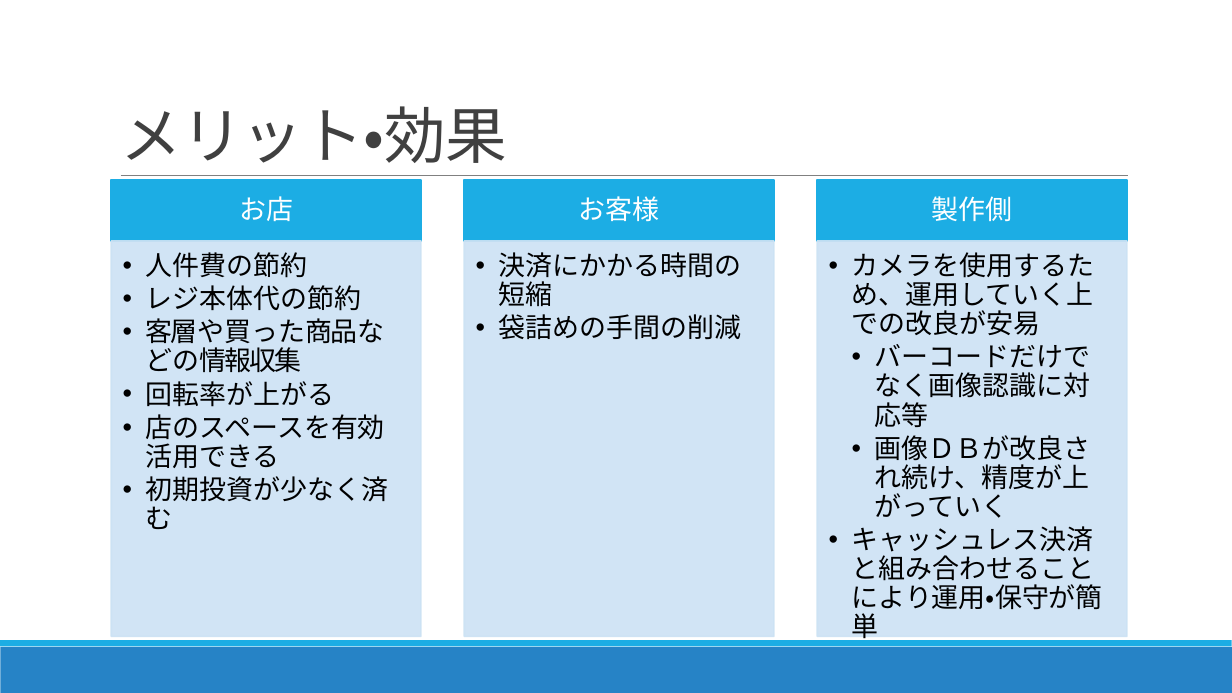
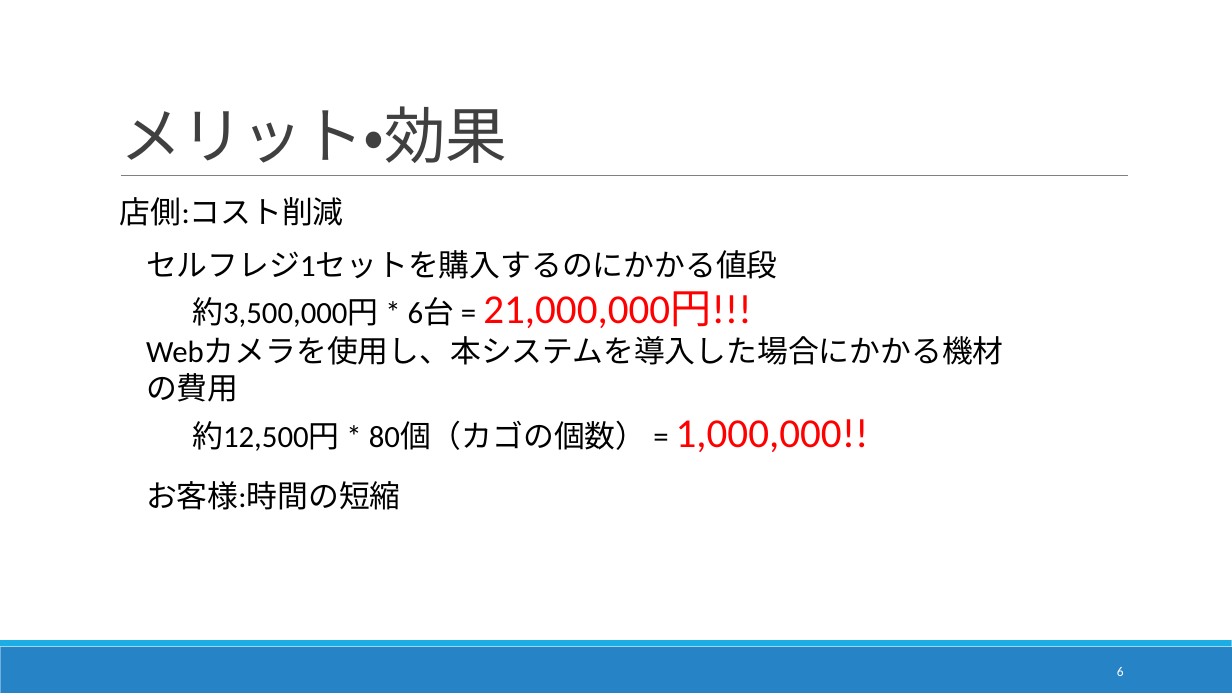
Before and after one commit to DJ956/YoloBarcodeReader, a slide deck: slide 6 of プレゼン/中間報告_danbara.pptx (slide 7 before the commit). Drawn at 1232x693 pixels with LibreOffice and Linux fonts; fonts in the diff are those of the drawing. Boxes give left, top, right and bottom in pixels: in the first picture for what was removed or moved away, otherwise in the second. Text is boxed around its words. In the diff, an @@ line names an element or a change of style, - is before the commit and + after.

```diff
--- a/プレゼン/中間報告_danbara.pptx
+++ b/プレゼン/中間報告_danbara.pptx
@@ text added at [120,197,344,226], 24 pt, text #000000 @@
+店側:コスト削減
@@ text added at [146,250,1004,452], 24 pt, text #000000 @@
+セルフレジ1セットを購入するのにかかる値段
+  約3,500,000円 * 6台 = 21,000,000円!!!
+Webカメラを使用し、本システムを導入した場合にかかる機材の費用
+  約12,500円 * 80個（カゴの個数） = 1,000,000!!
@@ group removed at [111,180,1128,644]: 6 rectangles, 6 texts @@
-お店
-  •• 人件費の節約
-  •• レジ本体代の節約
-  •• 客層や買った商品などの情報収集
-  •• 回転率が上がる
-  •• 店のスペースを有効活用できる
-  •• 初期投資が少なく済む
-お客様
-  •• 決済にかかる時間の短縮
-  •• 袋詰めの手間の削減
-製作側
-  •• カメラを使用するため、運用していく上での改良が安易
-    •• バーコードだけでなく画像認識に対応等
-    •• 画像ＤＢが改良され続け、精度が上がっていく
-  •• キャッシュレス決済と組み合わせることにより運用・保守が簡単
@@ text added at [146,481,401,510], 24 pt, text #000000 @@
+お客様:時間の短縮
@@ page number added at [1117,667,1124,676], 10.5 pt, text #FFFFFF @@
+6
```
Also in this commit, not shown: 7 other slides changed, 3 slides added, 6 slides removed.
